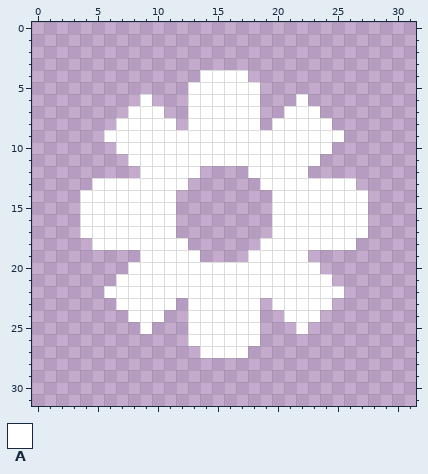
Pixel-art file -- Icon.aseprite. The first picture shows the starting point.
32x32 pixels, 1 frame.
Palette (. is transparent): A #ffffff
Pixels before, first column x 4:
 4 ..........AAAA..........
 5 .........AAAAAA.........
 6 .....A...AAAAAA...A.....
 7 ....AAA..AAAAAA..AAA....
 8 ...AAAAA.AAAAAA.AAAAA...
 9 ..AAAAAAAAAAAAAAAAAAAA..
10 ...AAAAAAAAAAAAAAAAAA...
11 ....AAAAAAAAAAAAAAAA....
12 .....AAAAA....AAAAA.....
13 .AAAAAAAA......AAAAAAAA.
14 AAAAAAAA........AAAAAAAA
15 AAAAAAAA........AAAAAAAA
16 AAAAAAAA........AAAAAAAA
17 AAAAAAAA........AAAAAAAA
18 .AAAAAAAA......AAAAAAAA.
19 .....AAAAA....AAAAA.....
20 ....AAAAAAAAAAAAAAAA....
21 ...AAAAAAAAAAAAAAAAAA...
22 ..AAAAAAAAAAAAAAAAAAAA..
23 ...AAAAA.AAAAAA.AAAAA...
24 ....AAA..AAAAAA..AAA....
25 .....A...AAAAAA...A.....
26 .........AAAAAA.........
27 ..........AAAA..........
Now the later version:
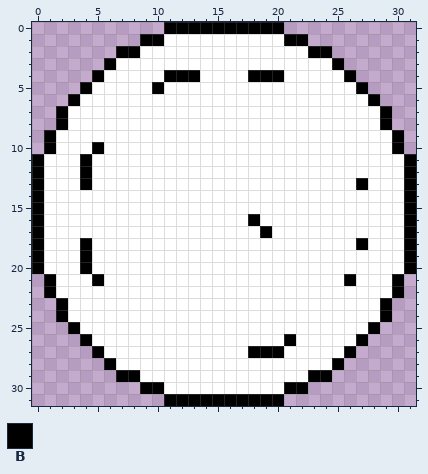
Colours new in this view: B #000000
Log entry: sound and music icon
Change:
layer "Coin" now shown
layer "Sound" added
layer "Music" added
Changed rows in their new state; - is an unchanged pixel.
Layers "Music", "Sound", "Coin":
first column x 0:
 0 -----------BBBBBBBBBB-----------
 1 ---------BBAAAAAAAAAABB---------
 2 -------BBAAAAAAAAAAAAAABB-------
 3 ------BAAAAAAAAAAAAAAAAAAB------
 4 -----BAAAAABBB----BBBAAAAAB-----
 5 ----BAAAAABAA------AAAAAAAAB----
 6 ---BAAAAA-AAA------AAA-AAAAAB---
 7 --BAAAAA---AA------AA---AAAAAB--
 8 --BAAAA-----A------A-----AAAAB--
 9 -BAAAA--------------------AAAAB-
10 -BAAABA------------------AAAAAB-
11 BAAABAAA----------------AAAAAAAB
12 BAAABAAAA-----AAAA-----AAAAAAAAB
13 BAAAB--------AAAAAA--------BAAAB
14 BAAA--------AAAAAAAA--------AAAB
15 BAAA--------AAAAAAAA--------AAAB
16 BAAA--------AAAAAABA--------AAAB
17 BAAA--------AAAAAAAB--------AAAB
18 BAAAB--------AAAAAA--------BAAAB
19 BAAABAAAA-----AAAA-----AAAAAAAAB
20 BAAABAAA----------------AAAAAAAB
21 -BAAABA------------------ABAAAB-
22 -BAAAA--------------------AAAAB-
23 --BAAAA-----A------A-----AAAAB--
24 --BAAAAA---AA------AA---AAAAAB--
25 ---BAAAAA-AAA------AAA-AAAAAB---
26 ----BAAAAAAAA------AABAAAAAB----
27 -----BAAAAAAAA----BBBAAAAAB-----
28 ------BAAAAAAAAAAAAAAAAAAB------
29 -------BBAAAAAAAAAAAAAABB-------
30 ---------BBAAAAAAAAAABB---------
31 -----------BBBBBBBBBB-----------
Where, in picture pixels (left, top, right, bottom), the same in both pictures:
added: (32, 22, 416, 406)
